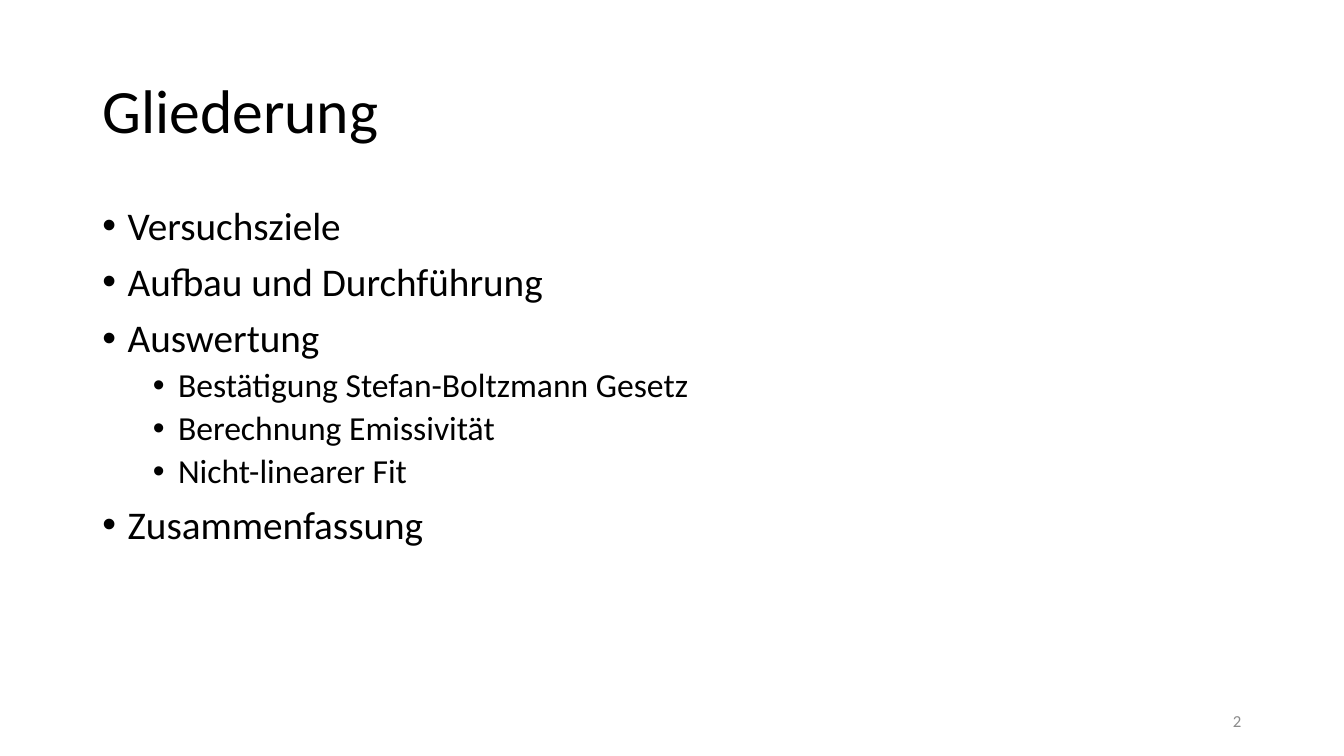
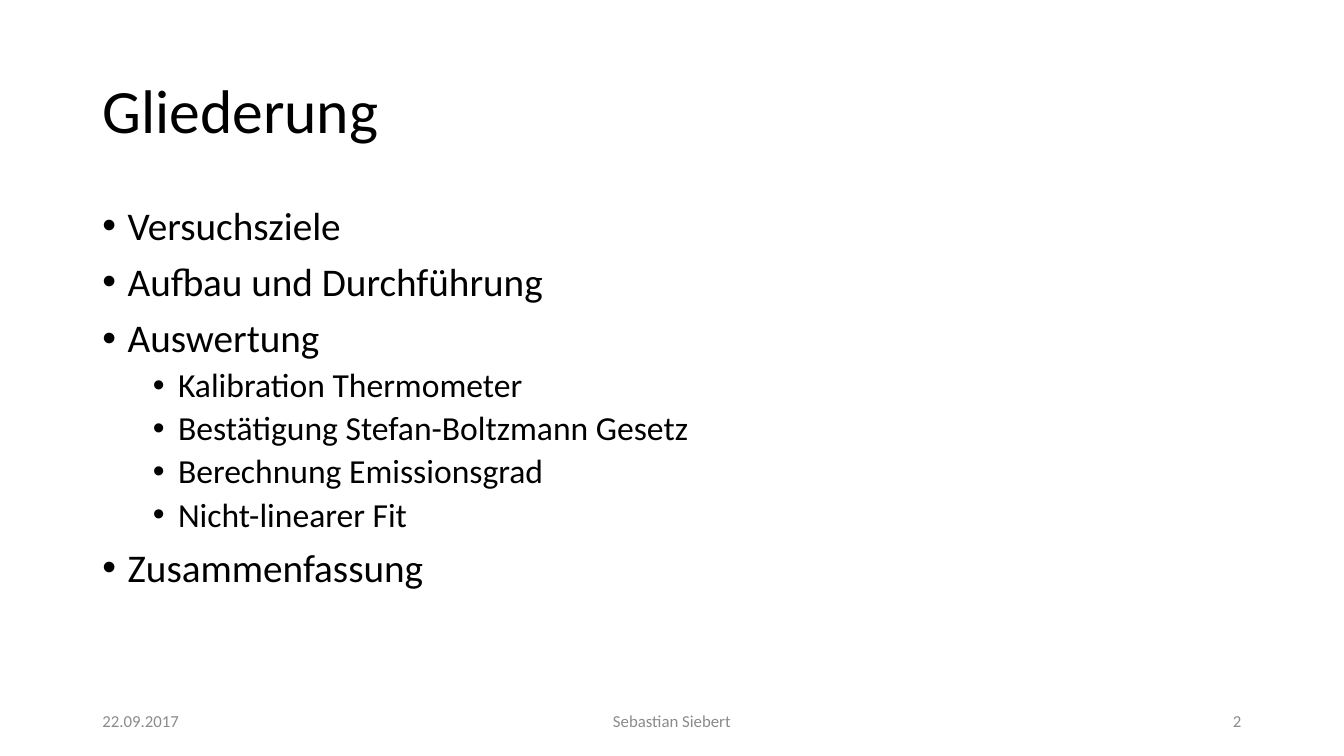
Before and after one commit to thewhitecat/grundpraktikum1, a slide deck: slide 2 of grundpraktikum2/Atomphysik/Atomphysik.pptx. Drawn at 1344x756 pixels with LibreOffice and Linux fonts; fonts in the diff are those of the drawing. Boxes give left, top, right and bottom in pixels: in the first picture for what was removed or moved away, otherwise in the second. Text is boxed around its words. In the diff, an @@ line names an element or a change of style, - is before the commit and + after.

Commit message:
ppp

```diff
--- a/grundpraktikum2/Atomphysik/Atomphysik.pptx
+++ b/grundpraktikum2/Atomphysik/Atomphysik.pptx
@@ text at [178,373,523,398]: paragraph added @@
+  • Kalibration Thermometer
@@ text at [178,459,543,489]: text changed @@
-  • Berechnung Emissivität
+  • Berechnung Emissionsgrad
@@ text added at [102,716,178,727], 12 pt, text #8C8C8C @@
+22.09.2017
@@ text added at [613,715,730,727], 12 pt, text #8C8C8C @@
+Sebastian Siebert
```
Also in this commit, not shown: 2 other slides changed, 10 slides added, 2 slides removed.
